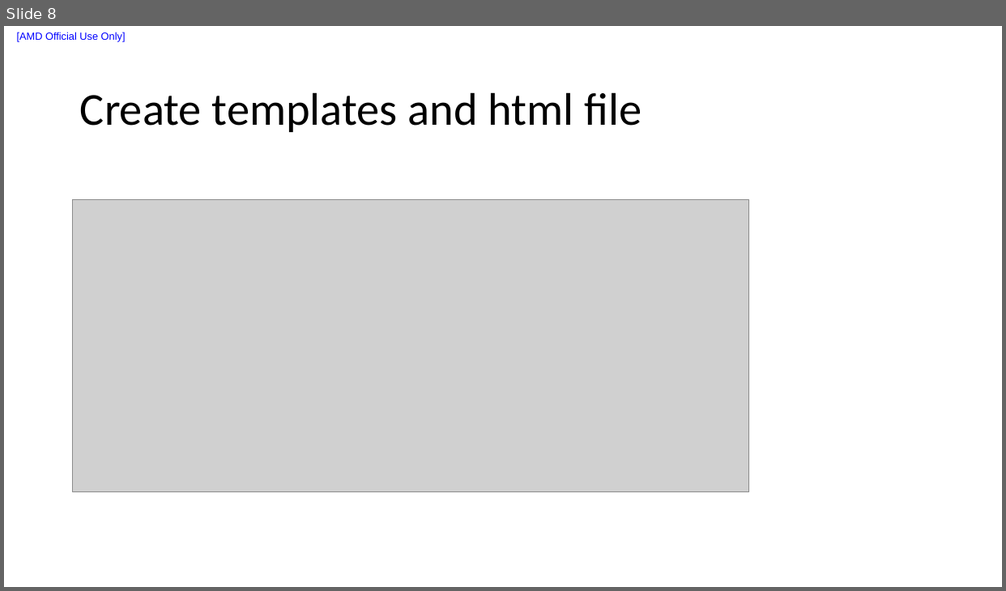
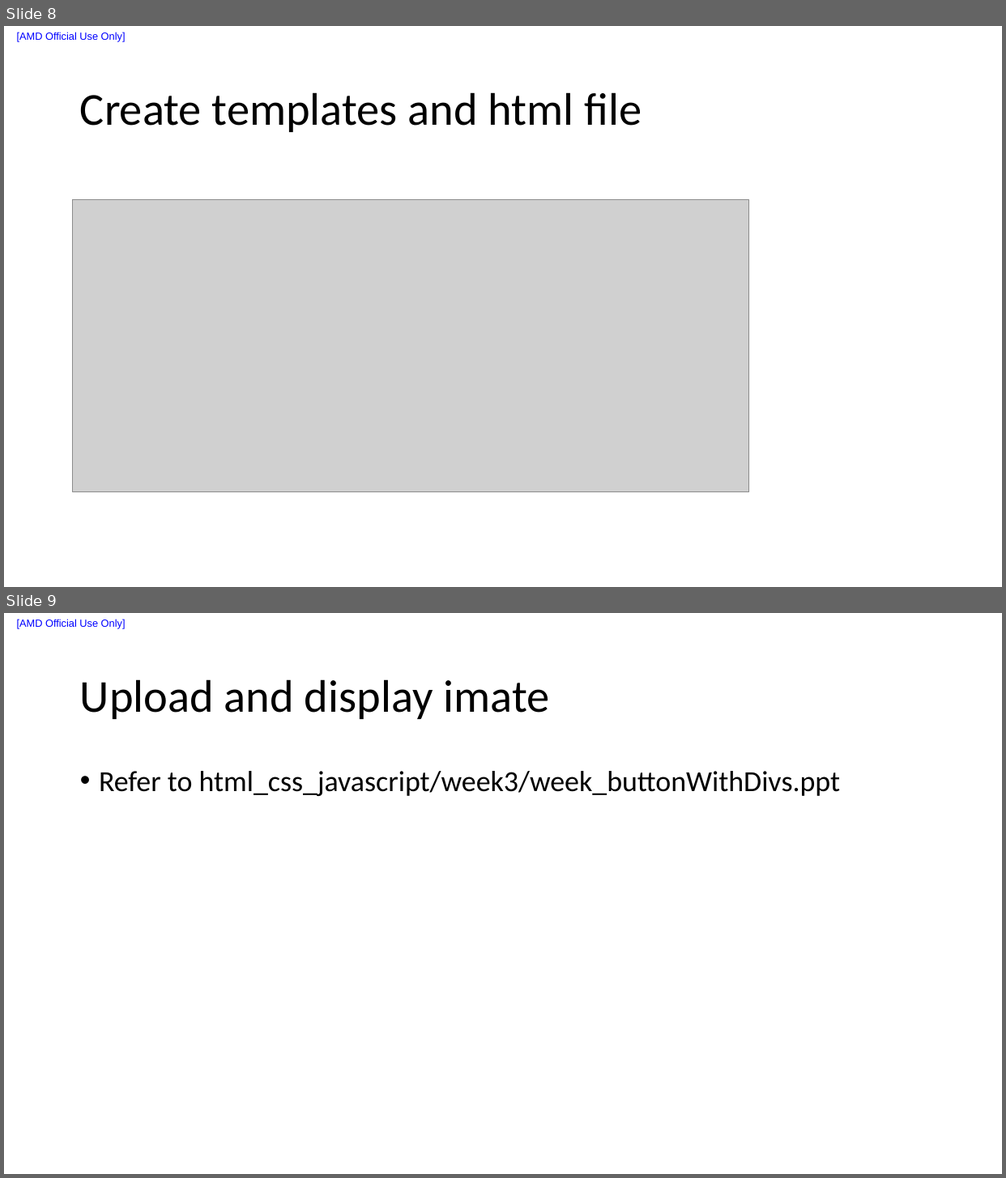
Before and after one commit to liuxu-github-ui/Django, a slide deck: Create new app.pptx. Shown one above the other, each under a label of ours: slide 8 before the commit, slides 8 and 9 after it. The pictures are 1006x591 and 1006x1178 pixels, drawn with LibreOffice and Linux fonts; fonts in the diff are those of the drawing; grey boxes stand for pictures. Boxes give left, top, right and bottom in pixels: in the first picture for what was removed or moved away, otherwise in the second. Text is boxed around its words. In the diff, an @@ line names an element or a change of style, - is before the commit and + after.

```diff
--- a/Create new app.pptx
+++ b/Create new app.pptx
@@ slide 9 added at box(4, 613, 1002, 1174), background #FFFFFF; not listed: 1 template element that a slide beside it also shows @@
@@ title added at box(80, 679, 549, 719), 44 pt, text #000000 @@
+Upload and display imate
@@ text added at box(99, 771, 841, 796), 28 pt, text #000000 @@
+• Refer to html_css_javascript/week3/week_buttonWithDivs.ppt
```
Also in this commit, not shown: 1 other file.
